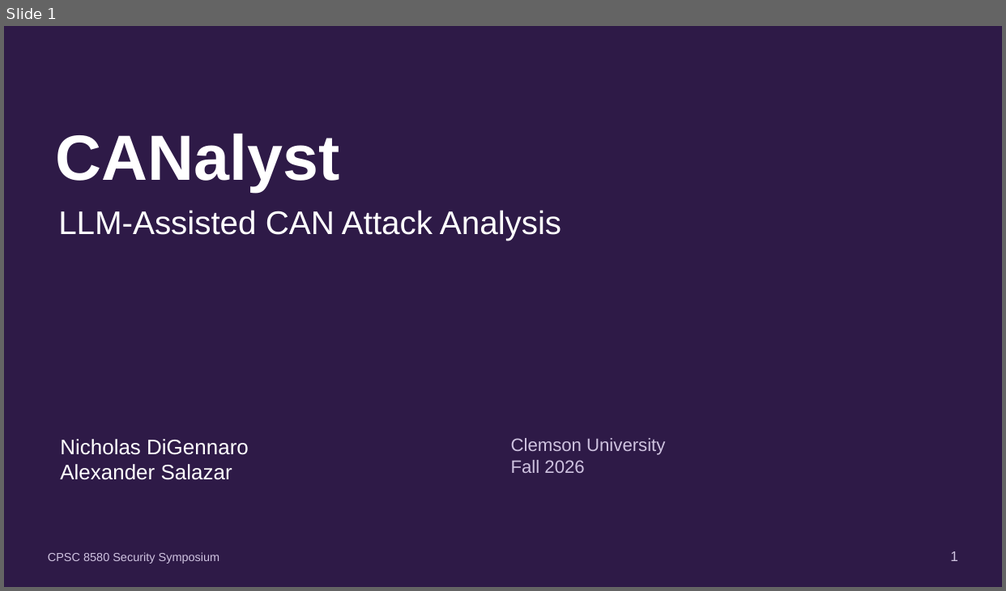
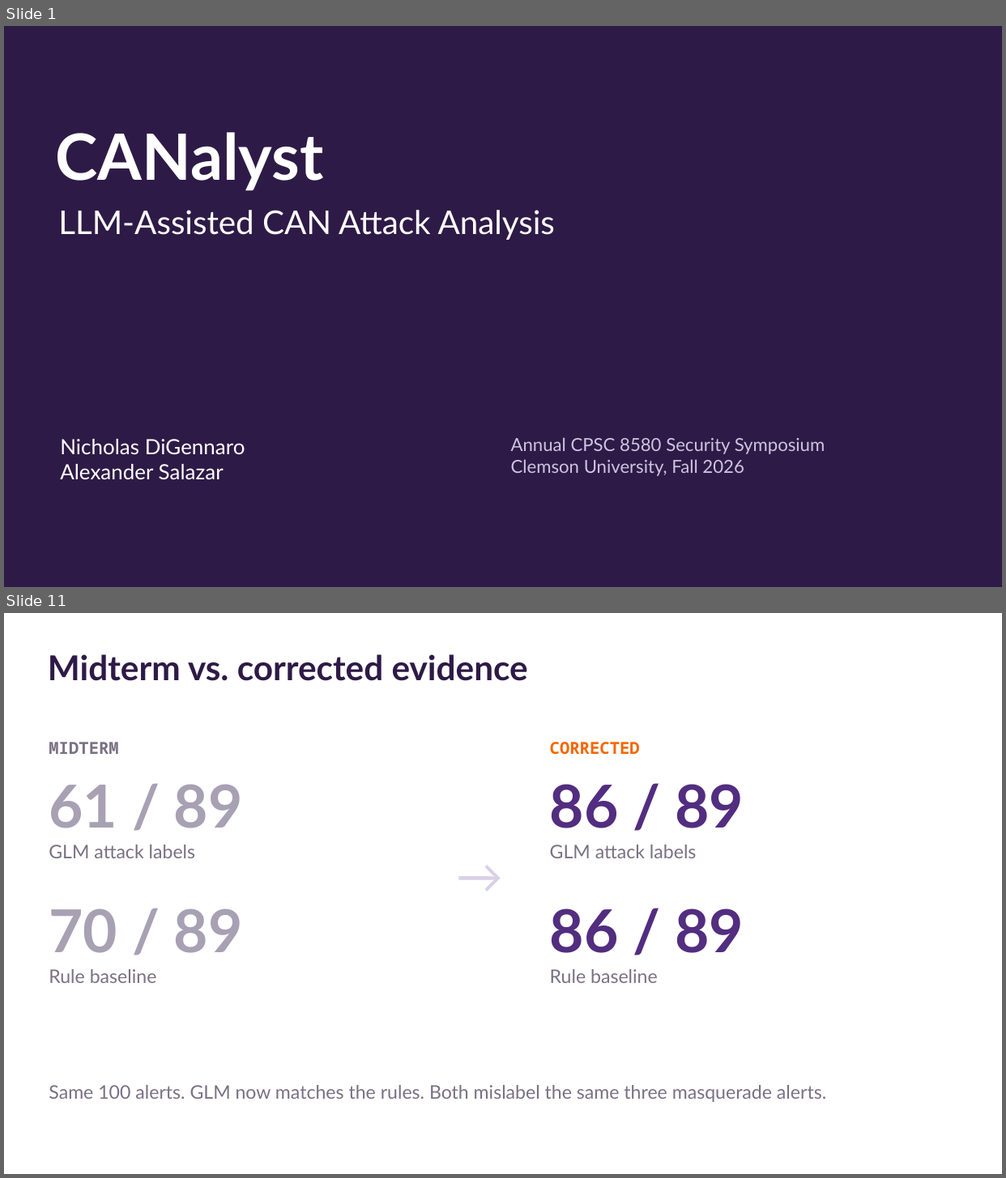
Before and after one commit to SaladbarAlex/CANalyst, a slide deck: output/presentation/CANalyst_Final_Presentation_20min_Class.pptx. Shown one above the other, each under a label of ours: slide 1 before the commit, slides 1 and 11 after it; the slides between them are not shown. The pictures are 1006x591 and 1006x1178 pixels, drawn with LibreOffice and Linux fonts; fonts in the diff are those of the drawing. Boxes give left, top, right and bottom in pixels: in the first picture for what was removed or moved away, otherwise in the second. Text is boxed around its words. In the diff, an @@ line names an element or a change of style, - is before the commit and + after.

```diff
--- a/output/presentation/CANalyst_Final_Presentation_20min_Class.pptx
+++ b/output/presentation/CANalyst_Final_Presentation_20min_Class.pptx
@@ slide 11 added at bbox=[4, 613, 1002, 1174], background #FFFFFF @@
@@ text added at bbox=[48, 654, 528, 681], 33 pt, text #2E1A47, bold @@
+Midterm vs. corrected evidence
@@ text added at bbox=[49, 742, 118, 754], 16.1 pt, text #7A7184, bold @@
+MIDTERM
@@ text added at bbox=[550, 742, 640, 755], 16.1 pt, text #F56600, bold @@
+CORRECTED
@@ text added at bbox=[49, 784, 243, 828], 57 pt, text #A8A0B3, bold @@
+61 / 89
@@ text added at bbox=[550, 784, 744, 828], 57 pt, text #522D80, bold @@
+86 / 89
@@ text added at bbox=[49, 845, 195, 858], 18 pt, text #7A7184 @@
+GLM attack labels
@@ text added at bbox=[441, 846, 518, 909], 45 pt, text #D9D0E6 @@
+→
@@ text added at bbox=[550, 845, 696, 858], 18 pt, text #7A7184 @@
+GLM attack labels
@@ text added at bbox=[49, 909, 243, 953], 57 pt, text #A8A0B3, bold @@
+70 / 89
@@ text added at bbox=[550, 909, 744, 953], 57 pt, text #522D80, bold @@
+86 / 89
@@ text added at bbox=[49, 969, 157, 983], 18 pt, text #7A7184 @@
+Rule baseline
@@ text added at bbox=[550, 969, 658, 983], 18 pt, text #7A7184 @@
+Rule baseline
@@ text added at bbox=[49, 1085, 826, 1102], 18 pt, text #7A7184 @@
+Same 100 alerts. GLM now matches the rules. Both mislabel the same three masquerade alerts.
@@ slide 1 changed as well @@
@@ font Arial to Lato in 3 elements at bbox=[56, 132, 324, 191], bbox=[58, 210, 555, 240], bbox=[60, 439, 245, 480] @@
@@ text at bbox=[511, 437, 825, 476]: text changed; font Arial to Lato @@
-Clemson University
-Fall 2026
+Annual CPSC 8580 Security Symposium
+Clemson University, Fall 2026
@@ text removed at bbox=[48, 552, 220, 564] @@
-CPSC 8580 Security Symposium
@@ text removed at bbox=[950, 552, 958, 561] @@
-1
```
Also in this commit, not shown: 10 other slides changed, 14 other slides added, 15 slides removed, 7 other files.
